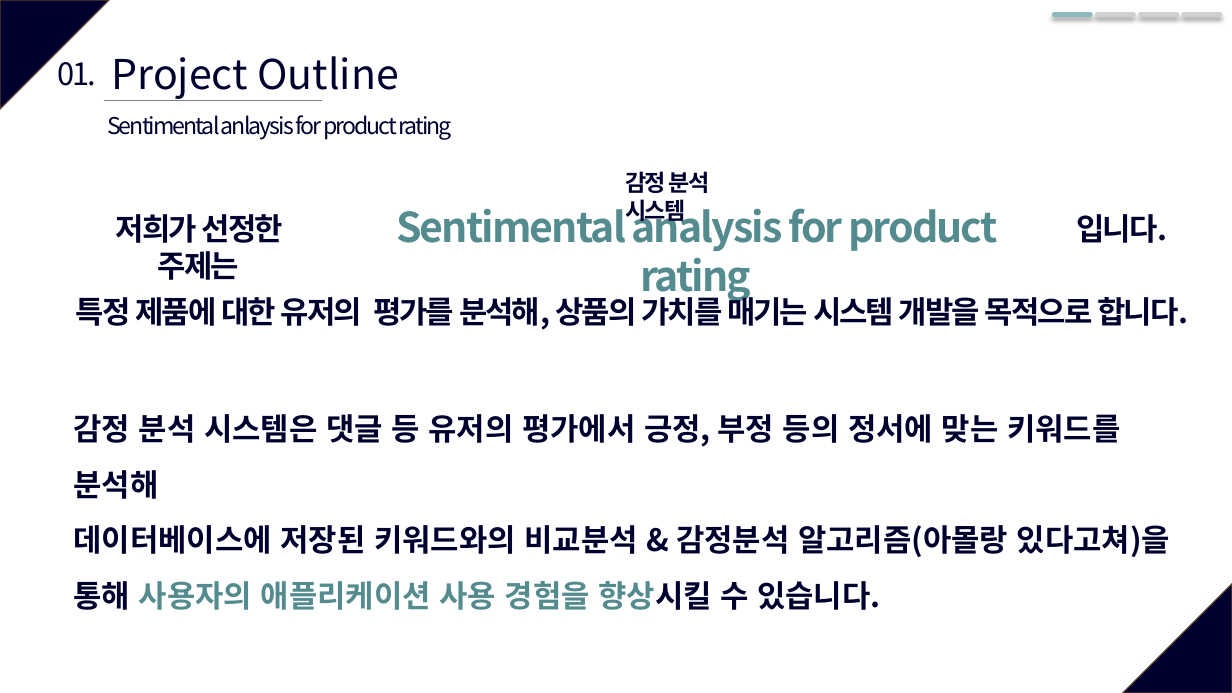
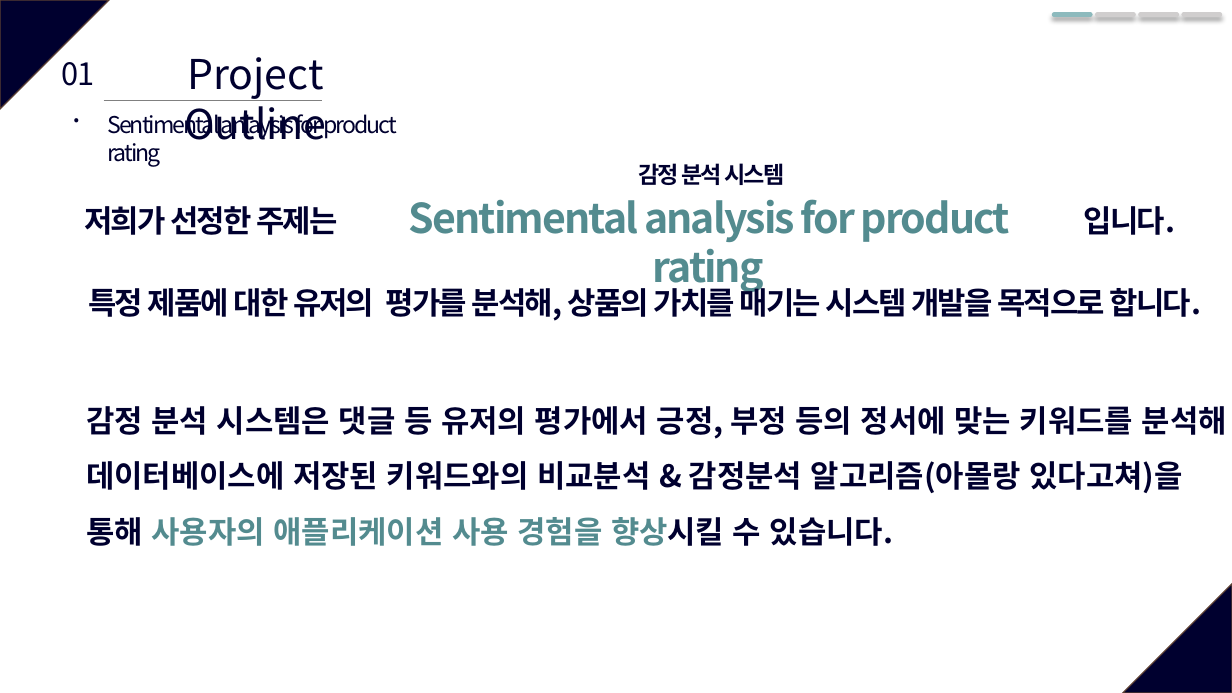
Before and after one commit to SWE-15-Team/Sentiment-Analysis-System, a slide deck: slide 3 of Checkpoint_1st.pptx. Drawn at 1232x693 pixels with LibreOffice and Linux fonts; fonts in the diff are those of the drawing. Boxes give left, top, right and bottom in pixels: in the first picture for what was removed or moved away, otherwise in the second. Text is boxed around its words. In the diff, an @@ line names an element or a change of style, - is before the commit and + after.

```diff
--- a/Checkpoint_1st.pptx
+++ b/Checkpoint_1st.pptx
@@ text "01." rewrapped from bbox=[58, 62, 97, 86] to bbox=[62, 62, 94, 86] @@
@@ text "Project Outline" rewrapped from bbox=[112, 56, 399, 99] to bbox=[184, 57, 326, 140] @@
@@ text "Sentimental anlaysis for product rating" rewrapped from bbox=[107, 115, 452, 140] to bbox=[107, 110, 397, 167] @@
@@ text "감정 분석 시스템" rewrapped from bbox=[626, 171, 710, 225] to bbox=[638, 163, 785, 185] @@
@@ text "저희가 선정한 주제는" rewrapped from bbox=[116, 214, 283, 280] to bbox=[85, 206, 337, 235] @@
@@ text "Sentimental analysis for product rating" rewrapped from bbox=[396, 199, 997, 302] to bbox=[409, 199, 1010, 293] @@
@@ text "입니다.": place and size @@
-text "입니다." at bbox=[1076, 214, 1167, 243]
+text "입니다." at bbox=[1084, 206, 1175, 235]
@@ text "특정 제품에 대한 유저의 평가를 ...": place and size @@
-text "특정 제품에 대한 유저의 평가를 ..." at bbox=[76, 291, 1188, 330]
+text "특정 제품에 대한 유저의 평가를 ..." at bbox=[88, 283, 1201, 321]
@@ text "감정 분석 시스템은 댓글 등 ..." rewrapped from bbox=[74, 414, 1170, 610] to bbox=[86, 406, 1227, 546] @@
```
Also in this commit, not shown: 9 other slides changed, 2 slides added, 9 slides removed, 1 other file.
